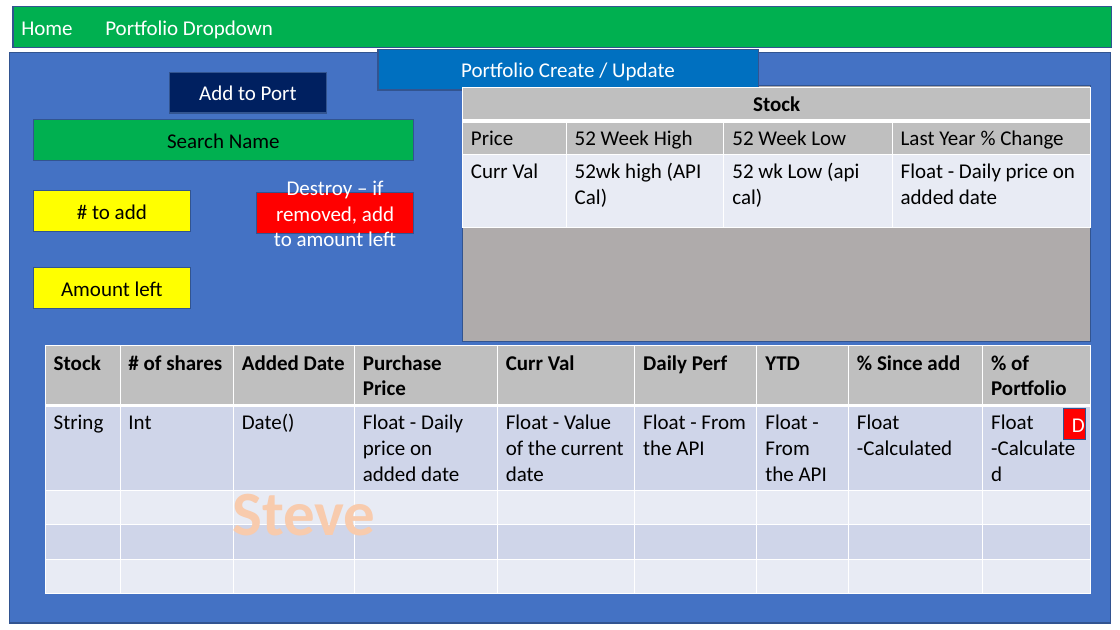
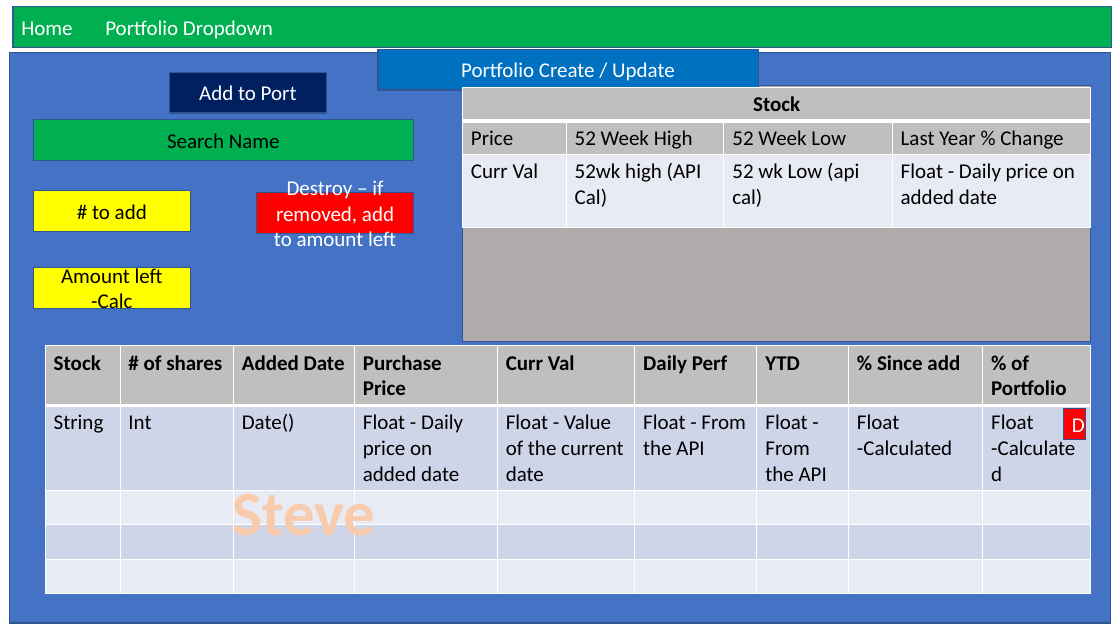
Before and after one commit to sdseney508/micro-teams, a slide deck: slide 3 of assets/mock-up.pptx. Drawn at 1120x630 pixels with LibreOffice and Linux fonts; fonts in the diff are those of the drawing. Boxes give left, top, right and bottom in pixels: in the first picture for what was removed or moved away, otherwise in the second. Text is boxed around its words. In the diff, an @@ line names an element or a change of style, - is before the commit and + after.

```diff
--- a/assets/mock-up.pptx
+++ b/assets/mock-up.pptx
@@ text in rectangle at (61,266,163,315): text changed @@
-Amount left
+Amount left -Calc
```
Also in this commit, not shown: 1 other slide changed, 1 slide added, 2 other files.
